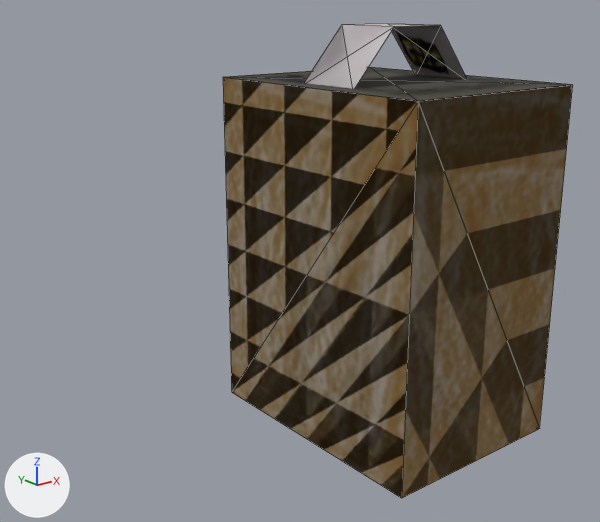
Two versions of the glTF model assets/ma.gltf, one commit apart.
The view is the same before and after, from a camera (50 mm lens) standing at (-21.4, -21.6, 9.2) and looking at (-4.0, 0.1, 0.6). Arrows for +X, +Y and +Z are at lower left; the lights stay in place. Mesh edges are drawn as thin lines. Where no turn or scale is listed for an object, it has been applied to the vertices. Vertices at the same position are counted once.
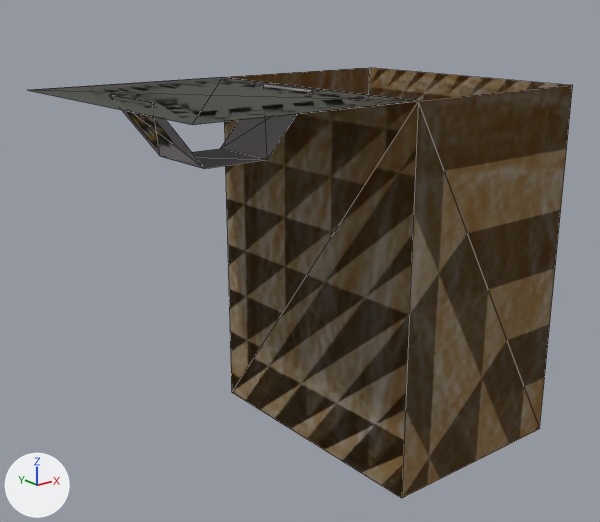
Where the change shows, as pixel boxes [x1, y1, x2, y2] in the pictures (600 x 522 px):
'Cube.003', surface changed: [223, 68, 573, 434] in both
'Cube.002', surface changed, turned: before [226, 24, 571, 101]; after [84, 77, 399, 168]
'Cube.001', surface changed, turned: before [249, 25, 567, 97]; after [30, 77, 415, 169]
part 1 of me_cube, surface changed: before [402, 85, 569, 497]; after [369, 68, 569, 497]

The change, as a diff of the scene's bpy script:
```diff
--- a/assets/ma.gltf.py
+++ b/assets/ma.gltf.py
@@ img_ma_texpng_2x @@
+img_ma_texpng_2x = load_image('ma_texpng@2x', '_unpacked/ma_texpng_2x', 2048, 2048, 'sRGB')
@@ mat_material @@
 mat_material = principled_material('Material')
-mat_material.texture = img_ma_tex
+mat_material.texture = img_ma_texpng_2x
 mat_material.roughness = 1.0
@@ me_cube @@
 me_cube.from_pydata(...)  # 8 vertices, 10 faces; spans x -3.75..3.75, y -5.0..5.0, z -6.5..6.5
 # used by ob_cube; location = (0.0, 0.0, 0.0)
+# me_cube part 1: texture (UV) coordinates of 5 of 10 faces, centred in x -1.25..3.75, y -5.0..5.0, z -2.17..2.17, changed; they spanned u 0.36..0.96, v 0.46..0.92 and now span u 0.36..0.99, v 0.46..0.92
 me_cube.materials.append(mat_material)
@@ ob_cube_001 @@
 ob_cube_001.location = (-3.75, 0.0, 6.5)
-ob_cube_001.rotation_euler = (0.0, -0.00255, 0.0)  # degrees (0, -0.1, 0)
+ob_cube_001.rotation_euler = (0.0, 3.142, 0.0)  # degrees (0, 180, 0)
 ob_cube_001.scale = (3.75, 6.5, 5.0)
```
